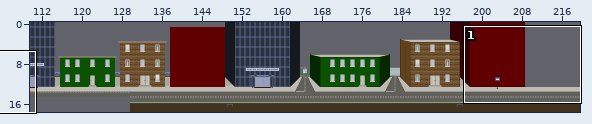
Two states of a Tiled map, src/maps/city.tmx. Above: a wide view before the commit, with the close-up outlined.
Close-up. Before:
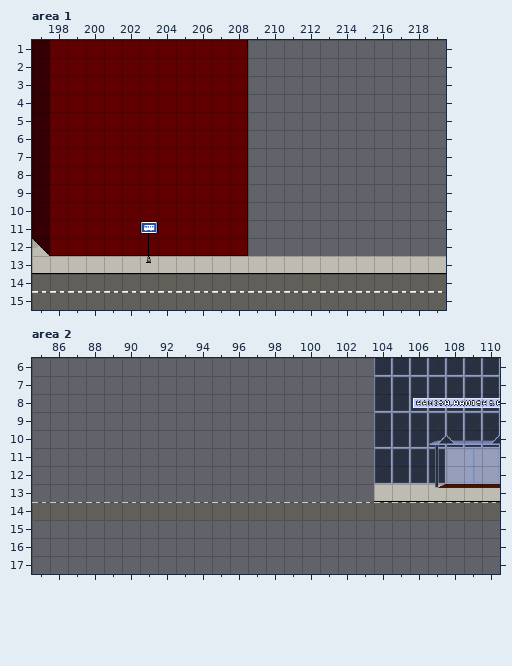
Cells are 24x24 px. Shown: area 1 x 197..219, y 1..15; area 2 x 85..110, y 6..17. The commit also changed other parts of the map, which this record leaves out. Tiles whose own drawing changed are shown in their newer look in all pictures.
The same view after the edit:
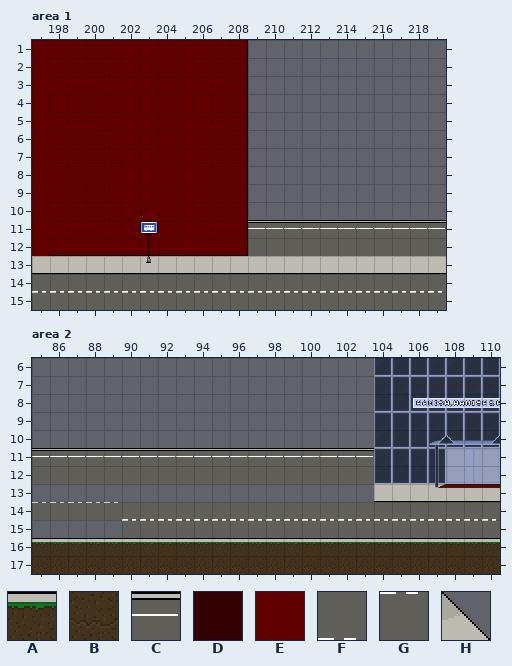
Key: from "city": A 3, B 4, C 86, D 158, E 159, F 236, G 236 flipped up-down, H 393.
_ is an empty cell.
Tiles of an added or newly shown layer are drawn over the layers below it.
The exact change:
Layer "Background_street" (added), area 1:
Tile C now appears in row 11 at x 209 to 219.
Layer "buildings", area 1:
The author changed tile D to tile E in rows 1 to 12 at x 197.
Layer "Street", area 1:
The author cleared tile H in row 12 at x 197.
Layer "Background_street" (added), area 2:
Tile C now appears in row 11 at x 85 to 103.
Layer "Street", area 2:
Tile A now appears in row 16 at x 85 to 110.
Tile B now appears in row 17 at x 85 to 110.
The author changed tile G to tile F in row 14 at x 90 to 110.
Tile G now appears in row 15 at x 90 to 110.
Where, in picture pixels (left, top, right, bottom), the same in both close-ups:
changed: (32, 40, 50, 256)
added: (248, 220, 446, 238)
added: (32, 448, 374, 466)
changed: (32, 502, 500, 574)
